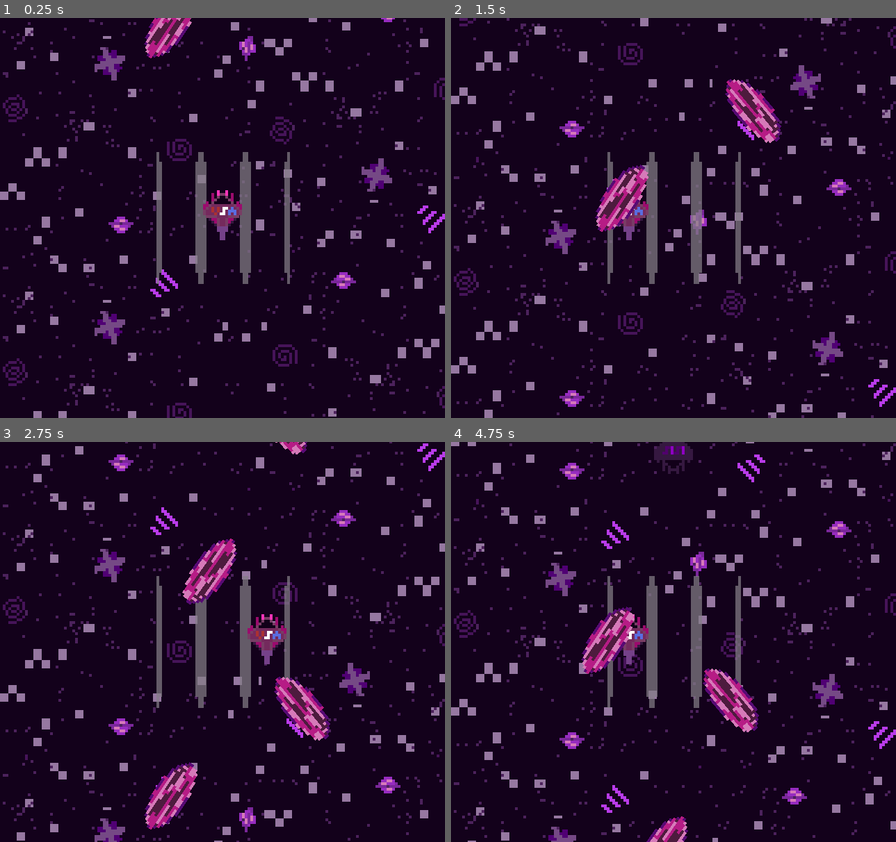
Above: before the commit, frames 1-4 (two rows, left to right).
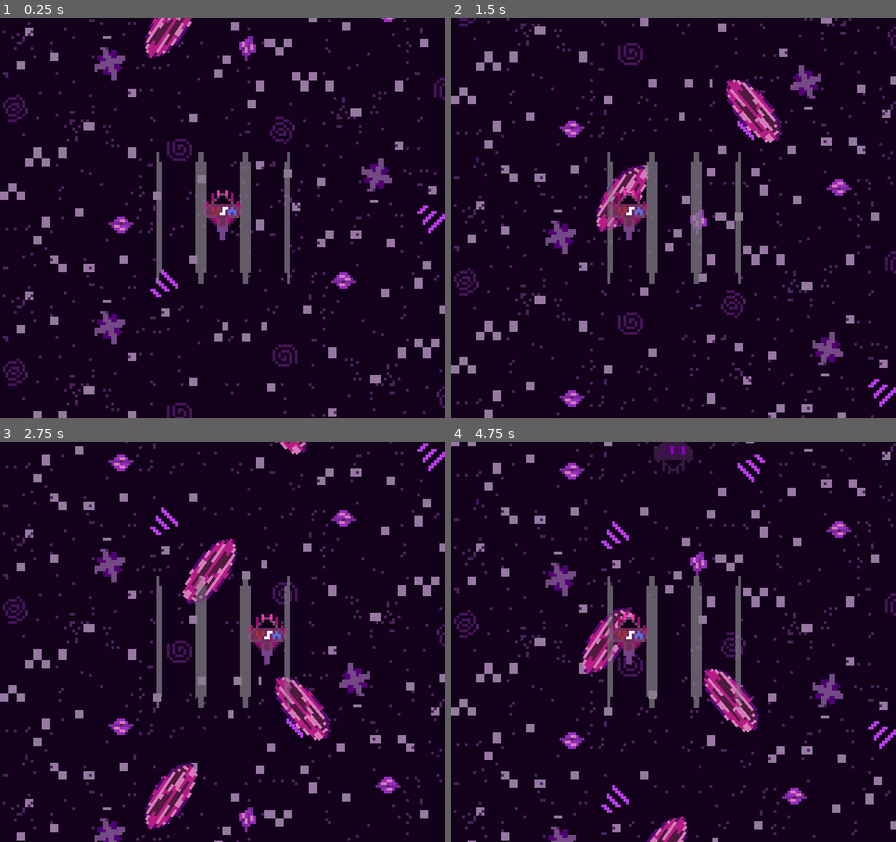
Above: after the commit, the same moments.

Repository: macattack69/THE-BATTLE-RAGES-ON
Game: Godot game, scene res://SCENES/MAIN.tscn
The game is run twice, just before and just after one commit, with the same random seed, the same clock (stepped at 60 frames per second) and the same inputs.
Inputs:
- Up to frame 1 (0.25 s): no input
- Up to frame 2 (1.5 s): hold D (move_right) 0.53-1.28 s; hold A (move_left) from 1.28 s (still down)
- Up to frame 3 (2.75 s): release A (move_left) at 2.03 s; hold D (move_right) from 2.03 s (still down)
- Up to frame 4 (4.75 s): release D (move_right) at 3.53 s; hold A (move_left) from 3.53 s (still down)

The runs differ from the first frame. In frame 1, less than 0.1% of the frame differs, in the area x 45-55%, y 45-50%; in frame 2, 0.5%; in frame 3, 0.2%; in frame 4, 0.5%, in the area x 35-66%, y 42-67%.

Commit message:
OH NO WAY MYSELF INCLUDED
I DONT REALLY WNA BE THAT WAY

Diff:
--- a/USA VS THE UNIVERSE/SCENES/MAIN.tscn
+++ b/USA VS THE UNIVERSE/SCENES/MAIN.tscn
@@ -8,8 +8,6 @@
 [node name="Node2D" type="Node2D"]
 
 [node name="Node2D" parent="." instance=ExtResource( 1 )]
-
-[node name="Node2D2" parent="." instance=ExtResource( 2 )]
 
 [node name="Asteroid" type="Sprite" parent="."]
 position = Vector2( -16, -79 )
@@ -36,6 +34,8 @@
 rotation = 2.18515
 texture = ExtResource( 3 )
 
+[node name="Node2D2" parent="." instance=ExtResource( 2 )]
+
 [node name="ISIS_SMALL" parent="." instance=ExtResource( 4 )]
 position = Vector2( 0, -307 )
 rotation = 3.14159
--- a/USA VS THE UNIVERSE/SCENES/PLAYER.tscn
+++ b/USA VS THE UNIVERSE/SCENES/PLAYER.tscn
@@ -12,14 +12,6 @@
 [node name="Node2D" type="Node2D"]
 script = ExtResource( 4 )
 
-[node name="Camera2D" type="Camera2D" parent="."]
-current = true
-
-[node name="UsaVsAliensVsIsisTilemap" type="Sprite" parent="Camera2D"]
-texture = ExtResource( 2 )
-region_enabled = true
-region_rect = Rect2( 95.5606, 208.559, 48.4491, 47.421 )
-
 [node name="KinematicBody2D" type="KinematicBody2D" parent="."]
 script = ExtResource( 3 )
 
@@ -28,3 +20,11 @@
 
 [node name="CollisionShape2D" type="CollisionShape2D" parent="KinematicBody2D"]
 shape = SubResource( 1 )
+
+[node name="Camera2D" type="Camera2D" parent="."]
+current = true
+
+[node name="UsaVsAliensVsIsisTilemap" type="Sprite" parent="Camera2D"]
+texture = ExtResource( 2 )
+region_enabled = true
+region_rect = Rect2( 95.5606, 208.559, 48.4491, 47.421 )
